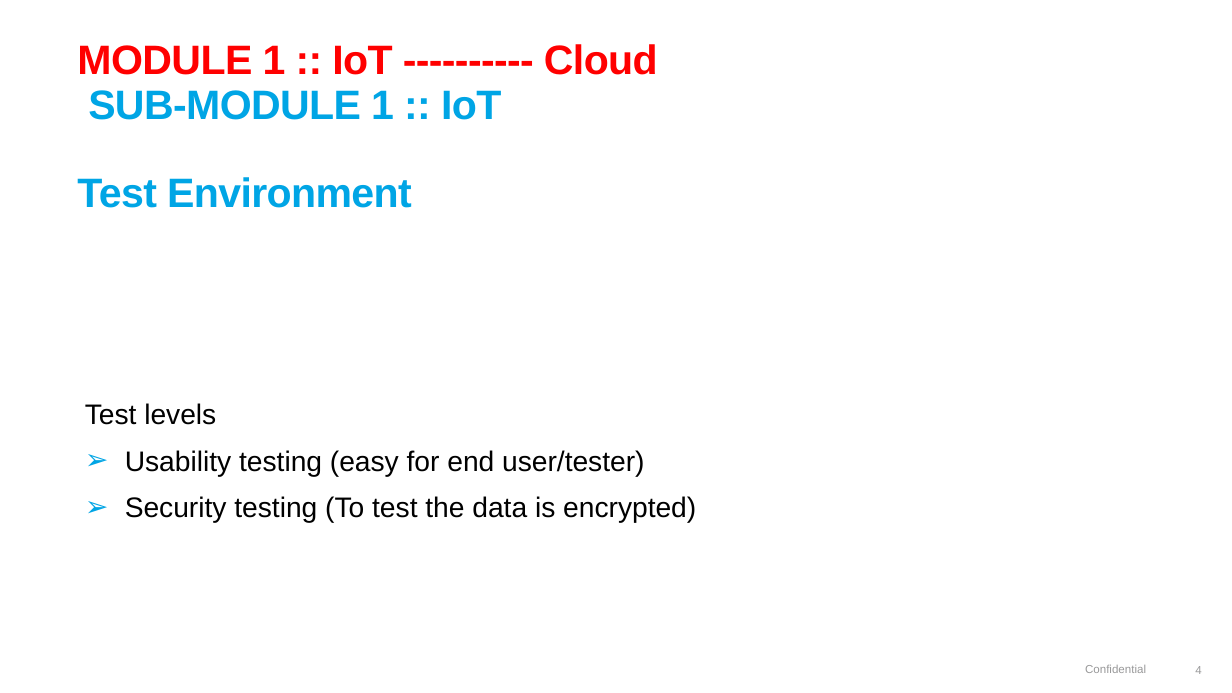
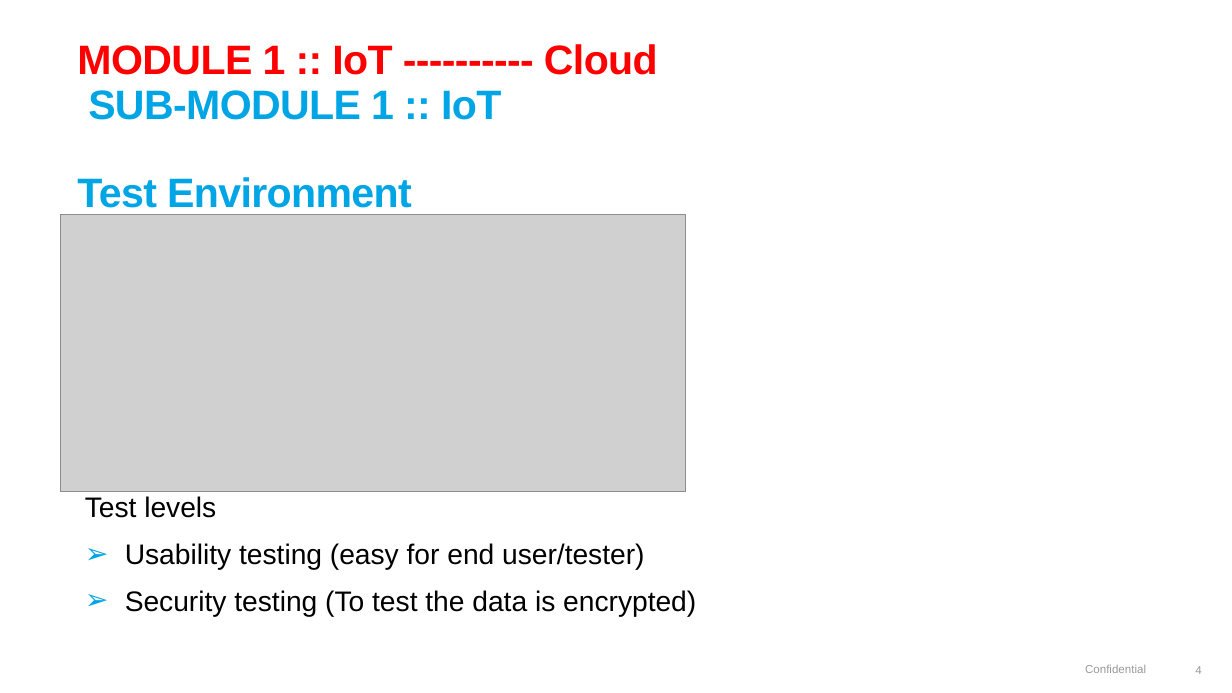
Before and after one commit to lasse1900/test_assignment_30032022, a slide deck: slide 4 of QA SIMULATION PROJECT.pptx. Drawn at 1232x693 pixels with LibreOffice and Linux fonts; fonts in the diff are those of the drawing; grey boxes stand for pictures; background and template pictures are left out. Boxes give left, top, right and bottom in pixels: in the first picture for what was removed or moved away, otherwise in the second. Text is boxed around its words. In the diff, an @@ line names an element or a change of style, - is before the commit and + after.

```diff
--- a/QA SIMULATION PROJECT.pptx
+++ b/QA SIMULATION PROJECT.pptx
@@ text "Test levels": place and size @@
-text "Test levels" at bbox=[85, 403, 696, 523]
+text "Test levels" at bbox=[85, 496, 696, 617]
@@ picture added at bbox=[60, 214, 686, 492] @@
```
Also in this commit, not shown: 6 other slides changed.
